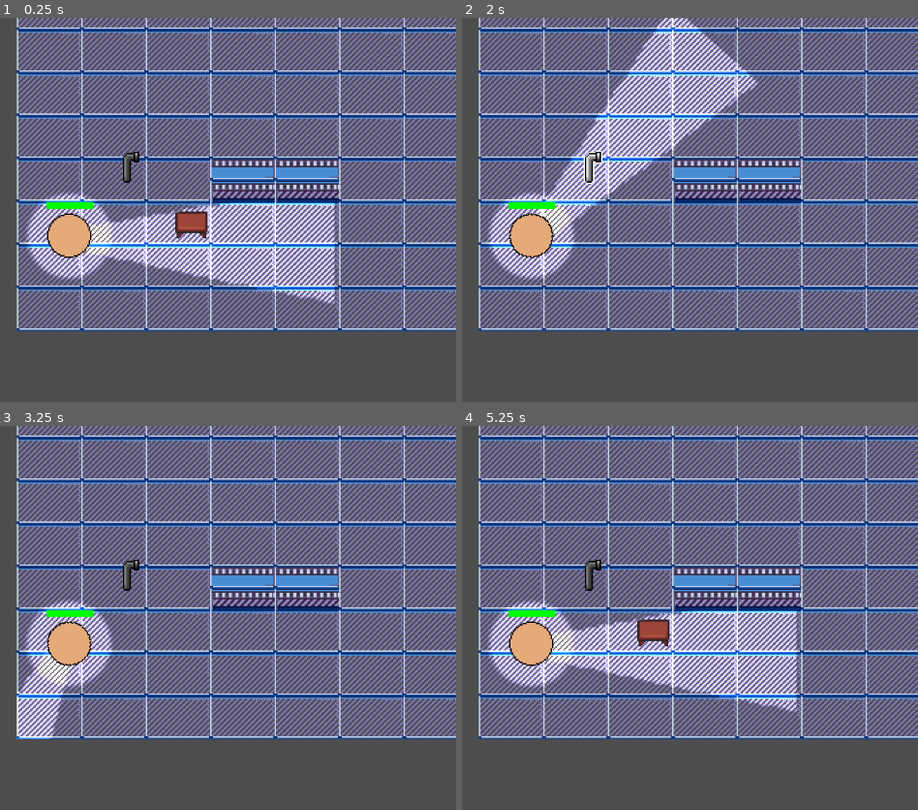
Above: before the commit, frames 1-4 (two rows, left to right).
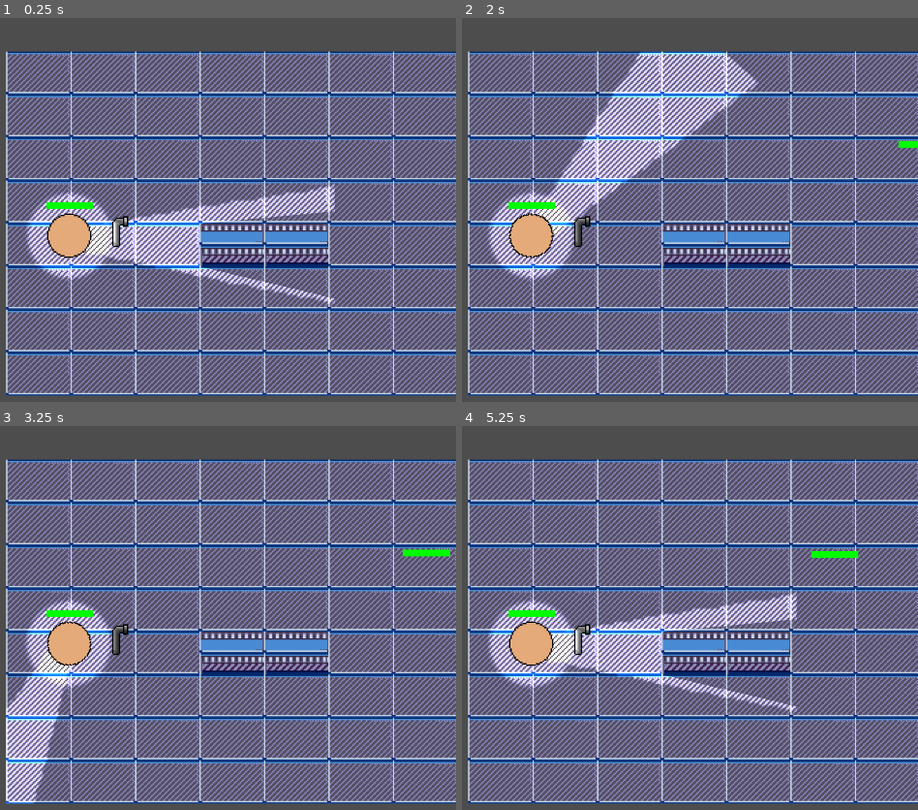
Above: after the commit, the same moments.

Repository: WasgehtPro/GameJam
Game: Godot game, scene res://Levels/main_level.tscn
The game is run twice, just before and just after one commit, with the same random seed, the same clock (stepped at 60 frames per second) and the same inputs.
Inputs (mouse positions are in pixels of both pictures, inside the frame that each line leads up to):
- Up to frame 1 (0.25 s): no input
- Up to frame 2 (2 s): tap Enter at 0.5 s; move the mouse to (594, 156) at 0.52 s; tap Space at 1.25 s; move the mouse to (594, 167) at 1.27 s
- Up to frame 3 (3.25 s): tap Enter at 2 s; move the mouse to (145, 548) at 2.02 s; tap Space at 2.75 s; move the mouse to (31, 729) at 2.77 s
- Up to frame 4 (5.25 s): tap Enter at 3.5 s; move the mouse to (762, 710) at 3.52 s; tap Space at 4.25 s; move the mouse to (outside the picture) at 4.27 s; move the mouse to (571, 644) at 5.02 s

The runs differ from the first frame. In frame 1, 48% of the frame differs, in the area x 1-100%, y 0-99%; in frame 2, 47%; in frame 3, 47%; in frame 4, 49%.

Commit message:
item system, enemy health

Diff:
--- a/Enemy/Enemy.gd
+++ b/Enemy/Enemy.gd
@@ -4,9 +4,11 @@
 @onready var navAgent = $NavigationAgent2D
 @onready var timer = $Timer
 @onready var arms = $Arms
+@onready var progress_bar = $Control/ProgressBar
 
 var speed = 20
 var pushForce = 500
+var health = 100
 
 # Called every frame. 'delta' is the elapsed time since the previous frame.
 func _physics_process(delta):
@@ -23,3 +25,9 @@
 
 func _on_timer_timeout():
 	navAgent.target_position = player.global_position
+
+func hit(damage):
+	health -= damage
+	progress_bar.value = health
+	if progress_bar.value < 1:
+		queue_free()
--- a/Enemy/Enemy.tscn
+++ b/Enemy/Enemy.tscn
@@ -10,7 +10,13 @@
 [sub_resource type="CircleShape2D" id="CircleShape2D_8af4p"]
 radius = 11.0454
 
-[node name="Enemy" type="CharacterBody2D"]
+[sub_resource type="StyleBoxFlat" id="StyleBoxFlat_7s3h6"]
+bg_color = Color(1, 0, 0, 1)
+
+[sub_resource type="StyleBoxFlat" id="StyleBoxFlat_mpfrk"]
+bg_color = Color(0, 1, 0, 1)
+
+[node name="Enemy" type="CharacterBody2D" groups=["Enemy"]]
 texture_filter = 1
 material = SubResource("CanvasItemMaterial_hwj28")
 motion_mode = 1
@@ -36,4 +42,24 @@
 use_parent_material = true
 texture = ExtResource("3_beql5")
 
+[node name="Control" type="Control" parent="."]
+layout_mode = 3
+anchors_preset = 0
+offset_left = -17.0
+offset_top = -25.0
+offset_right = 18.0
+offset_bottom = -20.0
+
+[node name="ProgressBar" type="ProgressBar" parent="Control"]
+layout_mode = 1
+anchors_preset = 15
+anchor_right = 1.0
+anchor_bottom = 1.0
+grow_horizontal = 2
+grow_vertical = 2
+theme_override_styles/background = SubResource("StyleBoxFlat_7s3h6")
+theme_override_styles/fill = SubResource("StyleBoxFlat_mpfrk")
+value = 100.0
+show_percentage = false
+
 [connection signal="timeout" from="Timer" to="." method="_on_timer_timeout"]
--- a/Items/Pipe/Pipe.tscn
+++ b/Items/Pipe/Pipe.tscn
@@ -3,9 +3,6 @@
 [ext_resource type="Script" path="res://Items/Pipe/pipe.gd" id="1_eue07"]
 [ext_resource type="Texture2D" uid="uid://be72pl6tf2udi" path="res://Items/Pipe/Pipe.png" id="2_if7w7"]
 [ext_resource type="Texture2D" uid="uid://ou37ulo4tko1" path="res://Items/Pipe/PipeGlow.png" id="3_xjrcj"]
-
-[sub_resource type="RectangleShape2D" id="RectangleShape2D_fx6if"]
-size = Vector2(14, 9)
 
 [sub_resource type="RectangleShape2D" id="RectangleShape2D_5aayv"]
 size = Vector2(13, 24)
@@ -29,17 +26,14 @@
 "speed": 0.0
 }]
 
+[sub_resource type="RectangleShape2D" id="RectangleShape2D_g50ls"]
+size = Vector2(13, 9)
+
 [node name="Pipe" type="RigidBody2D" groups=["Item"]]
 texture_filter = 1
 gravity_scale = 0.0
 linear_damp = 1.0
 script = ExtResource("1_eue07")
-
-[node name="HitBox" type="Area2D" parent="."]
-
-[node name="CollisionShape2D2" type="CollisionShape2D" parent="HitBox"]
-position = Vector2(0, -7.5)
-shape = SubResource("RectangleShape2D_fx6if")
 
 [node name="Collision" type="CollisionShape2D" parent="."]
 position = Vector2(-0.5, 0)
@@ -55,7 +49,13 @@
 position = Vector2(-0.5, 0)
 shape = SubResource("RectangleShape2D_5aayv")
 
+[node name="Area2D" type="Area2D" parent="."]
+
+[node name="CollisionShape2D" type="CollisionShape2D" parent="Area2D"]
+position = Vector2(0.5, -7.5)
+shape = SubResource("RectangleShape2D_g50ls")
+
 [connection signal="mouse_shape_entered" from="." to="." method="_on_mouse_shape_entered"]
-[connection signal="mouse_entered" from="HitBox" to="." method="_on_hit_box_mouse_entered"]
 [connection signal="mouse_entered" from="HighlightRange" to="." method="_on_highlight_range_mouse_entered"]
 [connection signal="mouse_exited" from="HighlightRange" to="." method="_on_highlight_range_mouse_exited"]
+[connection signal="body_entered" from="Area2D" to="." method="_on_area_2d_body_entered"]
--- a/Items/Pipe/pipe.gd
+++ b/Items/Pipe/pipe.gd
@@ -1,18 +1,25 @@
 extends Node2D
 
-@onready var pipe = $"."
 const PIPE = preload("res://Items/Pipe/pipe.tscn")
 @export var player: CharacterBody2D
 @onready var sprite = $Sprite
 var equipped = false
 @onready var collision = $Collision
+@onready var pipe = $"."
 
-func _on_area_2d_body_entered(body):
-	body.free()
+func Use():
+	var swing1 = create_tween()
+	swing1.tween_property(self, "rotation", deg_to_rad(90), .05)
+	await  swing1.finished
+	var swing2 = create_tween()
+	swing2.tween_property(self, "rotation", deg_to_rad(0), .5)
 
-#func Use():
-	#create_tween().tween_property(pipe, "rotation", 90, 0.2)
-	#create_tween().tween_property(pipe, "rotation", 0, 1)
+func drop(transform, dir):
+	queue_free()
+	var item := PIPE.instantiate() as RigidBody2D
+	item.global_transform = transform
+	item.apply_force(dir * 2000)
+	get_tree().get_current_scene().add_child(item)
 
 func onEquip():
 	collision.disabled = true
@@ -29,3 +36,8 @@
 func _on_highlight_range_mouse_exited():
 	if not equipped:
 		sprite.play("default")
+
+
+func _on_area_2d_body_entered(body):
+	if body.is_in_group("Enemy"):
+		body.hit(20)
--- a/Levels/main_level.tscn
+++ b/Levels/main_level.tscn
@@ -463,7 +463,6 @@
 polygon = PackedVector2Array(96, 0, 96, 32, 0, 32, 0, 0)
 
 [node name="MainLevel" type="Node2D"]
-position = Vector2(143, 128)
 
 [node name="TileMap" type="TileMap" parent="."]
 texture_filter = 1
@@ -476,7 +475,7 @@
 occluder_light_mask = 3
 
 [node name="Player" parent="." instance=ExtResource("2_1vqtv")]
-position = Vector2(-105, 57)
+position = Vector2(-97, 9)
 
 [node name="Table" parent="." instance=ExtResource("4_k8woj")]
 position = Vector2(-14, 47)
--- a/Player/Player.tscn
+++ b/Player/Player.tscn
@@ -20,7 +20,7 @@
 var hand
 @onready var pickUpRange = $PickUpRange
 
-@onready var sprite_2d = $Sprite2D
+@onready var sprite = $Sprite2D
 @onready var hit_timer = $\"../hitTimer\"
 @onready var hands = $Sprite2D/Hands
 @onready var grabRange: RayCast2D = $Sprite2D/GrabRange
@@ -33,10 +33,13 @@
 
 func _physics_process(delta):
 
-	sprite_2d.look_at(get_global_mouse_position())
+	sprite.look_at(get_global_mouse_position())
 
-	if Input.is_action_just_pressed(\"LMB\") and not hand:
-		Equip()
+	if Input.is_action_just_pressed(\"Equip\"):
+		if hand:
+			drop()
+		else:
+			equip()
 
 	if Input.is_action_just_pressed(\"RMB\") and hand:
 		hand.Use()
@@ -80,7 +83,11 @@
 func _on_hit_timer_timeout():
 	hit = false
 
-func Equip():
+func drop():
+	hand.drop(hands.global_transform, Vector2(1, 0).rotated(sprite.global_rotation))
+	hand = null
+
+func equip():
 	var obj = grabRange.get_collider()
 	if obj:
 		if obj.is_in_group(\"Item\"):
@@ -107,6 +114,7 @@
 
 [node name="Player" type="CharacterBody2D" groups=["Player"]]
 texture_filter = 1
+motion_mode = 1
 script = SubResource("GDScript_5151p")
 
 [node name="CollisionShape2D" type="CollisionShape2D" parent="."]
--- a/project.godot
+++ b/project.godot
@@ -52,3 +52,8 @@
 "events": [Object(InputEventMouseButton,"resource_local_to_scene":false,"resource_name":"","device":-1,"window_id":0,"a …(258 unchanged characters)…
 ]
 }
+Equip={
+"deadzone": 0.5,
+"events": [Object(InputEventKey,"resource_local_to_scene":false,"resource_name":"","device":-1,"window_id":0,"alt_pressed":false,"shift_pressed":false,"ctrl_pressed":false,"meta_pressed":false,"pressed":false,"keycode":0,"physical_keycode":70,"key_label":0,"unicode":102,"echo":false,"script":null)
+]
+}
Not shown: 1 places in Enemy/Enemy.tscn that only renumber resources
